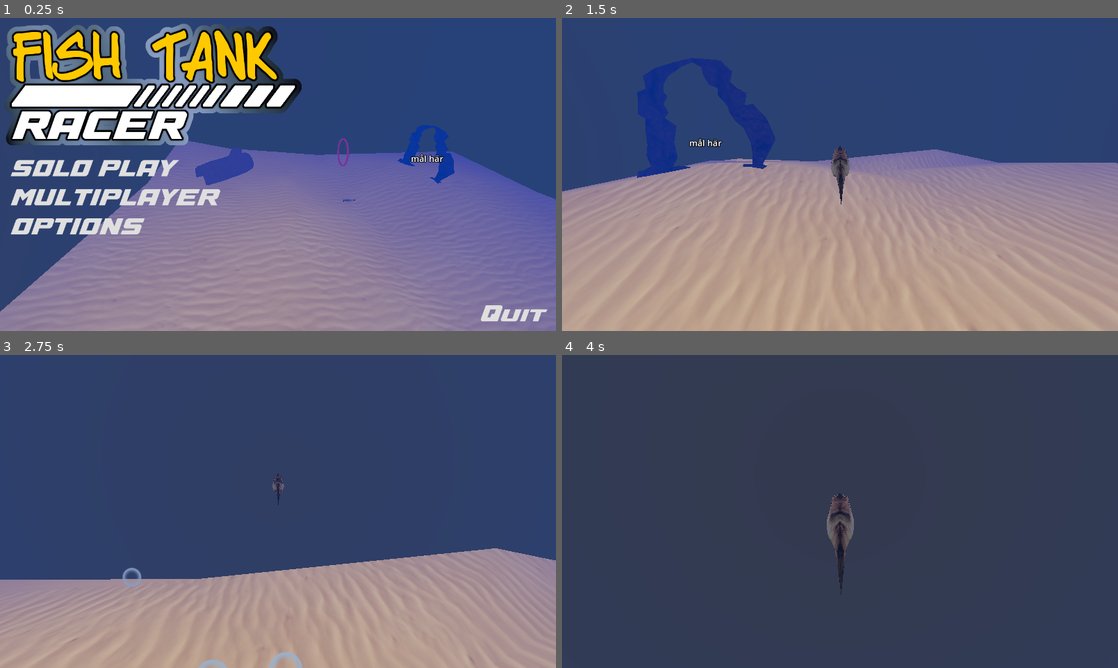
Above: before the commit, frames 1-4 (two rows, left to right).
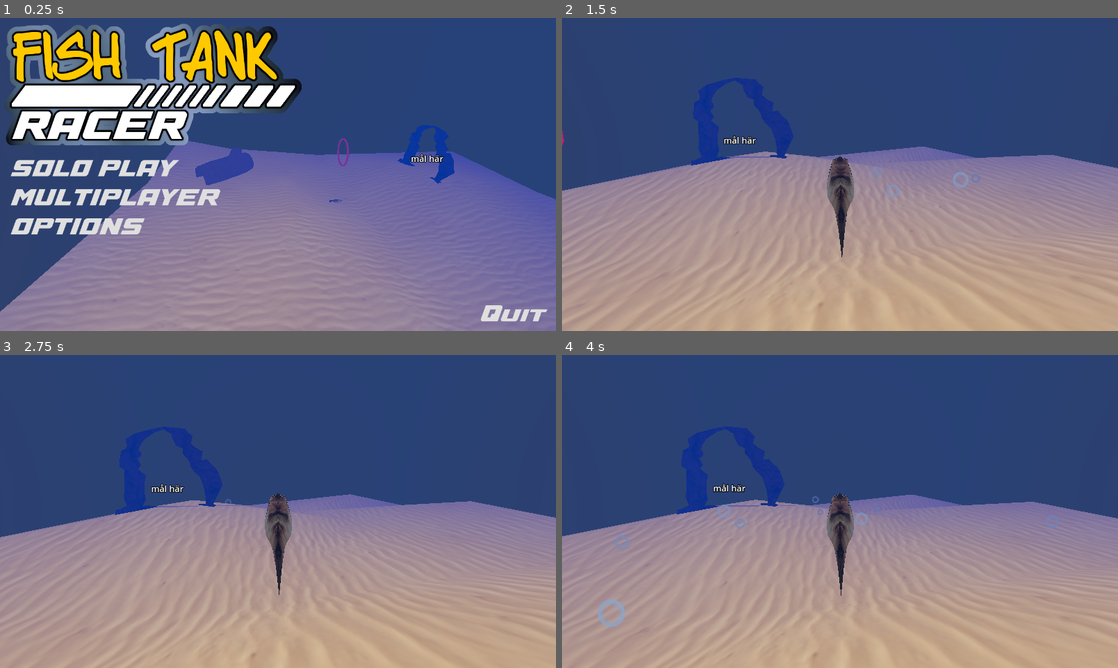
Above: after the commit, the same moments.

Repository: henkehedstrom/dj-scaled
Game: Godot game, scene res://Scenes/menu.tscn
The game is run twice, just before and just after one commit, with the same random seed, the same clock (stepped at 60 frames per second) and the same inputs.
Inputs (mouse positions are in pixels of both pictures, inside the frame that each line leads up to):
- Up to frame 1 (0.25 s): no input
- Up to frame 2 (1.5 s): click "SOLO PLAY" at 0.5 s; move the mouse to (867, 174) at 1.27 s; hold W (forward) from 1.28 s (still down)
- Up to frame 3 (2.75 s): keep holding W (forward); move the mouse to (250, 511) at 2.02 s
- Up to frame 4 (4 s): keep holding W (forward); move the mouse to (851, 505) at 2.77 s; move the mouse to (834, 517) at 3.52 s

The runs differ from the first frame. In frame 1, less than 0.1% of the frame differs, in the area x 59-64%, y 57-59%; in frame 2, 3.9%; in frame 3, 23%; in frame 4, 99%, in the area x 0-100%, y 0-100%.

Commit message:
*AHHHHHHH gamemanager cringe bull

Diff:
--- a/Fish.gd
+++ b/Fish.gd
@@ -1,6 +1,6 @@
 extends CharacterBody3D
 
-@export var normal_speed = 0.5
+@export var normal_speed = 0
 @export var current_speed: float = 0.0
 @export var max_speed: float = 4.0
 @export var min_speed: float = 0.0
@@ -77,7 +77,7 @@
 func _physics_process(_delta):
 	var aim = get_global_transform().basis
 	var forward = -aim.z
-	move_and_collide(forward * current_speed)
+	#move_and_collide(forward * current_speed)
 
 func _input(event):
 	if event is InputEventMouseMotion:
--- a/Scenes/Levels/multiplayer_scene.tscn
+++ b/Scenes/Levels/multiplayer_scene.tscn
@@ -1,8 +1,8 @@
 [gd_scene load_steps=7 format=3 uid="uid://d3hr0br00ydvp"]
 
+[ext_resource type="Script" path="res://Scripts/multiplayer_scene.gd" id="1_apn0i"]
 [ext_resource type="PackedScene" uid="uid://bnatb4jcs3ap3" path="res://FelixMapp_KOLLA_INTE/FishTankOverride.tscn" id="2_uuqeo"]
 [ext_resource type="PackedScene" uid="uid://b0fx7x0rtxq20" path="res://Models/archway.glb" id="3_t8cf8"]
-[ext_resource type="PackedScene" uid="uid://d3xkytfl7anrt" path="res://FelixMapp_KOLLA_INTE/Helper/DebugText3D.tscn" id="4_wsuyy"]
 [ext_resource type="PackedScene" uid="uid://lrvi0rtejd1x" path="res://Models/log.glb" id="5_owdbc"]
 [ext_resource type="PackedScene" uid="uid://b5xxl1ntiwr5v" path="res://Scenes/ring.tscn" id="6_1aqop"]
 
@@ -11,19 +11,14 @@
 fog_light_color = Color(0, 0.223529, 0.670588, 1)
 fog_density = 0.009
 
-[node name="Level" type="Node3D"]
+[node name="multiplayer" type="Node3D"]
+script = ExtResource("1_apn0i")
 
 [node name="fioshtank" parent="." instance=ExtResource("2_uuqeo")]
 transform = Transform3D(7.32, 0, 0, 0, 7.32, 0, 0, 0, 7.32, 0, 0, 0)
 
 [node name="archway" parent="." instance=ExtResource("3_t8cf8")]
 transform = Transform3D(2.82932, -0.149516, 0, 0.149516, 2.82932, 0, 0, 0, 2.83327, -50.8881, 25.4225, -67.2066)
-
-[node name="abc123" type="Node3D" parent="."]
-transform = Transform3D(1, 0, 0, 0, 1, 0, 0, 0, 1, -54.9093, 17.7818, -70.4464)
-
-[node name="DebugText3D" parent="abc123" instance=ExtResource("4_wsuyy")]
-text = "mål här"
 
 [node name="WorldEnvironment" type="WorldEnvironment" parent="."]
 environment = SubResource("Environment_gtjgw")
@@ -36,8 +31,8 @@
 
 [node name="SpawnPositions" type="Node" parent="."]
 
-[node name="SpawnPoint1" type="Node3D" parent="SpawnPositions" groups=["PlayerSpawnPoint"]]
+[node name="0" type="Node3D" parent="SpawnPositions" groups=["PlayerSpawnPoint"]]
 transform = Transform3D(1, 0, 0, 0, 1, 0, 0, 0, 1, -61.6238, 23.885, 16.5326)
 
-[node name="SpawnPoint2" type="Node3D" parent="SpawnPositions" groups=["PlayerSpawnPoint"]]
+[node name="1" type="Node3D" parent="SpawnPositions" groups=["PlayerSpawnPoint"]]
 transform = Transform3D(1, 0, 0, 0, 1, 0, 0, 0, 1, -43.9751, 24.0962, -75.6392)
--- a/Scenes/menu.gd
+++ b/Scenes/menu.gd
@@ -1,7 +1,7 @@
 extends Node3D
 
 var solo_play_scene : PackedScene = preload("res://level.tscn")
-var multiplayer_scene : PackedScene = preload("res://level.tscn") #TODO change when multiplayer has its own scene :)
+var multiplayer_scene : PackedScene = preload("res://Scenes/Levels/multiplayer_scene.tscn") #TODO change when multiplayer has its own scene :)
 
 var player_info = {"name": "Name", "id": -1}
 
@@ -16,18 +16,30 @@
 var current_menu = main_menu
 @onready var quit_or_back_button = $QuitOrBackGameButton
 
+var i_am_host :bool = false
 
 
 func _ready():
 	$Camera3D.current = true
 	Input.mouse_mode = Input.MOUSE_MODE_VISIBLE
 	_show_menu(main_menu)
+	multiplayer.connected_to_server.connect(connected_to_server)
+	multiplayer.connection_failed.connect(connection_failed)
+	multiplayer.peer_connected.connect(_on_player_connected)
 	pass
 
 
 func _on_solo_play_button_pressed():
 	_change_scene(solo_play_scene)
 
+
+func connected_to_server():
+	print("Connected to Server!" + "I am host: " + str(i_am_host))
+	_add_to_players.rpc_id(1,"client", multiplayer.get_unique_id())
+
+
+func connection_failed():
+	print("Couldn't connect!")
 
 func _on_quit_game_button_pressed():
 	if back == null:
@@ -55,7 +67,8 @@
 		pass
 
 	multiplayer.multiplayer_peer = peer
-	print("started server")
+	i_am_host = true
+	print("started server" + "I am host: " + str(i_am_host))
 	_show_menu(lobby_menu)
 
 
@@ -73,8 +86,8 @@
 		return
 
 	multiplayer.multiplayer_peer = peer
-	print("started client")
-	multiplayer.peer_connected.connect(_on_player_connected)
+	print("started client" + "I am host: " + str(i_am_host))
+
 
 	_show_menu(lobby_menu)
 
@@ -86,7 +99,6 @@
 	var item_list = $LobbyControl/ConnectedPlayers
 	var host_index = item_list.add_item("Host")
 	item_list.set_item_custom_fg_color(host_index, Color.GOLD)
-	pass
 
 @rpc("any_peer", "reliable")
 func _register_player(new_player_info):
@@ -94,7 +106,8 @@
 	new_player_info.id = new_player_id
 	player_connected.emit(new_player_id, new_player_info)
 	$LobbyControl/ConnectedPlayers.add_item(new_player_info.name + str(new_player_id))
-	print("client connected")
+	print("client connected" + " I am host: " + str(i_am_host))
+	_add_to_players.rpc(new_player_info.name,new_player_id)
 
 	if multiplayer.get_unique_id() == 1:
 		_host_announce.rpc_id(new_player_id)
@@ -103,6 +116,18 @@
 func _on_options_button_pressed():
 	_show_menu(options_menu)
 
+@rpc("any_peer")
+func _add_to_players(name,id):
+	print("attempting adding player with name: " + name + "and id" + str(id) + "I am host: " + str(i_am_host))
+	if !GameManager.Players.has(id):
+		print("adding player with name: " + name + "and id" + str(id) + "I am host: " + str(i_am_host))
+		GameManager.Players[id]={
+			"name": name,
+			 "id": id}
+
+	if multiplayer.is_server():
+		for i in GameManager.Players:
+			_add_to_players.rpc(GameManager.Players[i].name,i)
 
 func _show_menu(menu:Control):
 	back = menu.back_menu
--- /dev/null
+++ b/Scripts/multiplayer_scene.gd
@@ -0,0 +1,21 @@
+extends Node3D
+
+var player = preload("res://fish.tscn")
+
+# Called when the node enters the scene tree for the first time.
+func _ready():
+	var index = 0
+	for i in GameManager.Players:
+		var currentPlayer = player.instantiate()
+		currentPlayer.name = str(GameManager.Players[i].id)
+		add_child(currentPlayer)
+		for spawn in get_tree().get_nodes_in_group("PlayerSpawnPoint"):
+			if spawn.name == str(index):
+				currentPlayer.global_position = spawn.global_position
+		index += 1
+	pass # Replace with function body.ody.
+
+
+# Called every frame. 'delta' is the elapsed time since the previous frame.
+func _process(delta):
+	pass
